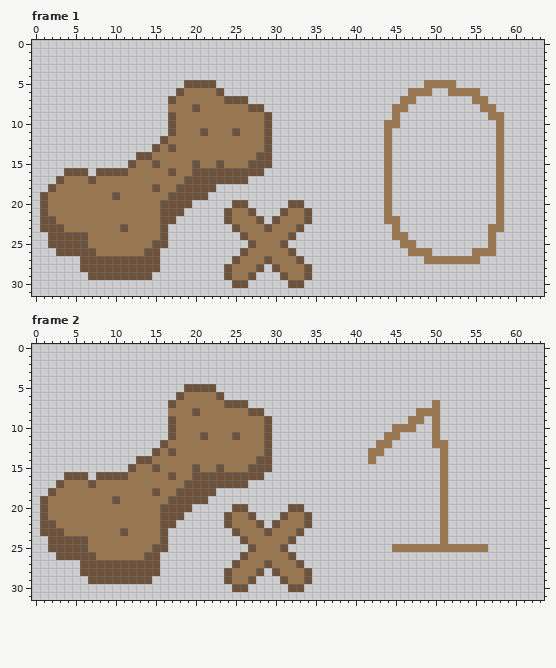
A pixel-art file gets an edit: assets/sprite_croquette.aseprite. Above is the file before it was changed.
64x32 pixels, 6 frames. Shown: frame 1, frame 2. The commit also changed other frames, which this record leaves out.
The same view after the edit:
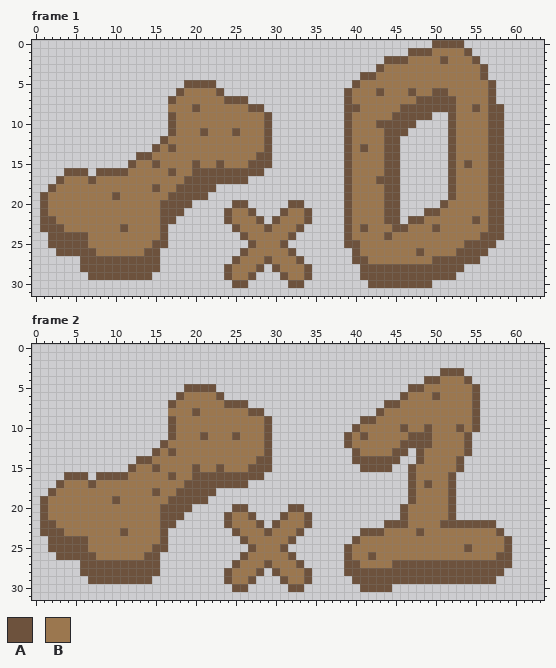
Palette (. is transparent): A #6d523d  B #9b774f
Diff:
Changed rows in their new state; - is an unchanged pixel.
Frame 1:
first column x 39:
 0 -----------AAAA-----
 1 --------AAABBBBA----
 2 -----AAABBBBABBBA---
 3 ----ABBBBBBBBBBBBA--
 4 --AABBBBBBBBBBBBBA--
 5 -ABBBBBBBB----BBBBA-
 6 ABBBABBBA--AA----BA-
 7 ABBBBBB--AAAAABB--A-
 8 AABBBB-AAAAAAABBA-AA
 9 ABBBBBAAAAA--ABBBBAA
10 ABBBAAAAA----ABBBBAA
11 ABBBBAAA-----ABBBBAA
12 ABBBBAA------ABBBBAA
13 ABABBAA------ABBBBAA
14 ABBBBAA------ABBBBAA
15 ABBBBAA------ABABBAA
16 ABBBBAA------ABBBBAA
17 ABBBAAA------ABBBBAA
18 ABBBBAA------ABBBBAA
19 ABBBBAA------ABBBBAA
20 ABBBBAA-----ABBBBBAA
21 ABBBBAA---AABBBBBBAA
22 ABBBBAA-AABBBBBBABAA
23 ABABBBAABBBABBBBBBAA
24 ABBBBA--BBBBBBBBBAAA
25 AABBBBB--BBBBBBAAAA-
26 -ABBBBBB-A-BBBAAAA.-
27 -AABBBBBBB-AAAAAA---
28 --AAAAAAAAAAAAA-----
29 --AAAAAAAAAAAA------
30 ---AAAAAAAA---------
Frame 2:
first column x 39:
 3 ------------AAA------
 4 ----------AABBBA-----
 5 --------AABBBBBBA----
 6 -------ABBBABBBBA----
 7 -----AABBBB-BBBBA----
 8 ----ABBBB---BBBBA----
 9 --AABBBB--B-BBBBA----
10 -ABBBB-A-BA-BBABA----
11 ABABB--BAAA-BBBA-----
12 ABBB--BAAAA--BBA-----
13 -AB--BAA-ABB-BBA-----
14 -AAAAAA--ABB-BA------
15 --AAAA--ABBB-BA------
16 --------ABBB-A-------
17 --------ABAB-A-------
18 --------ABBB-A-------
19 --------ABBB-A-------
20 -------ABBBB-A-------
21 -------ABBBB-A-------
22 -----AAABBBBAAAAAAA--
23 --AAABBBBABB-BBBBBBA-
24 -ABBBBBBBBBB-BBBBBBBA
25 ABBBBB---------A--BBA
26 ABBABBBBBBBBBBBBBBBAA
27 AABBBBAAAAAAAAAAAAAAA
28 AAAAAAAAAAAAAAAAAAAA-
29 -AAAAAAAAAAAAAAAAAA--
30 --AAAA---------------
Pixel boxes of the changes (left, top, right, bottom) in both pictures:
changed: (344, 40, 504, 288)
changed: (344, 368, 512, 592)
